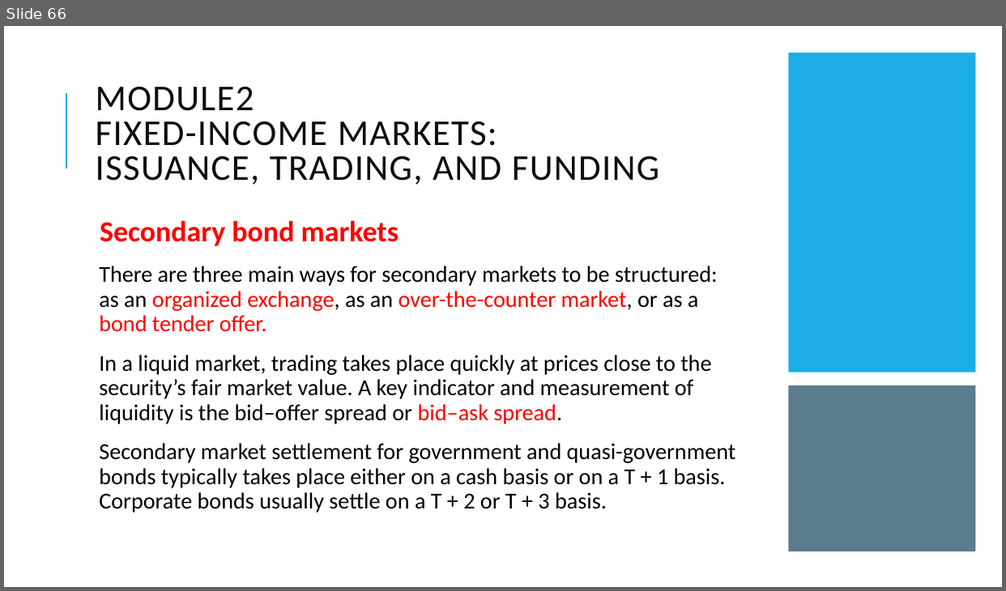
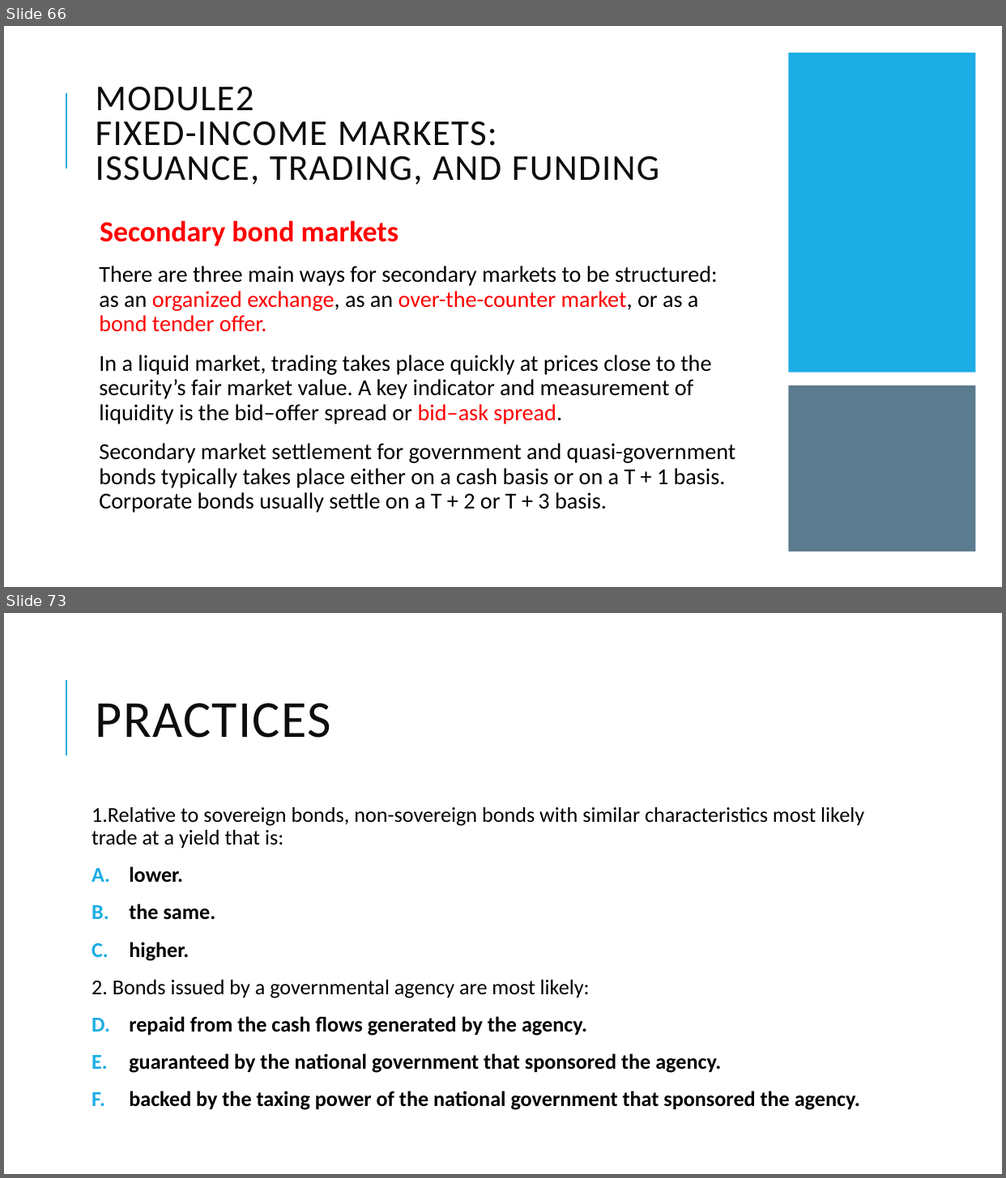
Before and after one commit to Isco0530/data, a slide deck: Fixed Income.pptx. Shown one above the other, each under a label of ours: slide 66 before the commit, slides 66 and 73 after it; the slides between them are not shown. The pictures are 1006x591 and 1006x1178 pixels, drawn with LibreOffice and Linux fonts; fonts in the diff are those of the drawing. Boxes give left, top, right and bottom in pixels: in the first picture for what was removed or moved away, otherwise in the second. Text is boxed around its words. In the diff, an @@ line names an element or a change of style, - is before the commit and + after.

```diff
--- a/Fixed Income.pptx
+++ b/Fixed Income.pptx
@@ slide 73 added at [4,613,1002,1174], background #FFFFFF; not listed: 1 template element that a slide beside it also shows @@
@@ title added at [96,703,331,738], 50 pt, text #0D0D0D @@
+PRACTICES
@@ text added at [91,807,864,1110], 20.4 pt, text #000000, bold @@
+1.Relative to sovereign bonds, non-sovereign bonds with similar characteristics most likely trade at a yield that is:
+A. lower.
+B. the same.
+C. higher.
+2. Bonds issued by a governmental agency are most likely:
+A. repaid from the cash flows generated by the agency.
+B. guaranteed by the national government that sponsored the agency.
+C. backed by the taxing power of the national government that sponsored the agency.
```
Also in this commit, not shown: 2 slides changed, 5 other slides added.
